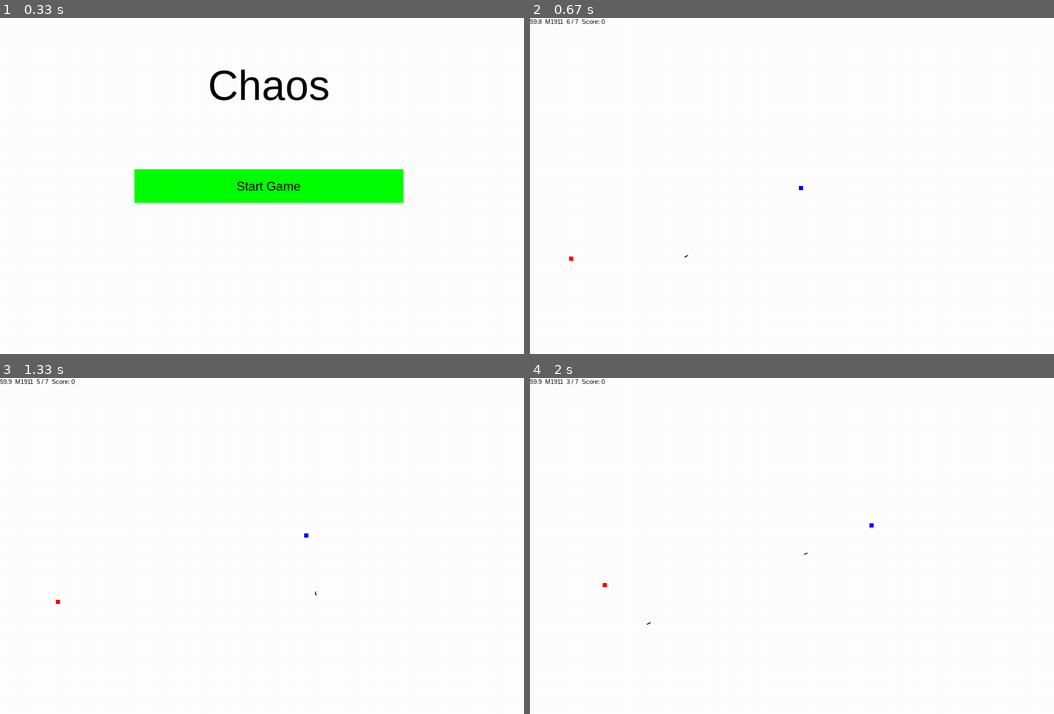
Above: before the commit, frames 1-4 (two rows, left to right).
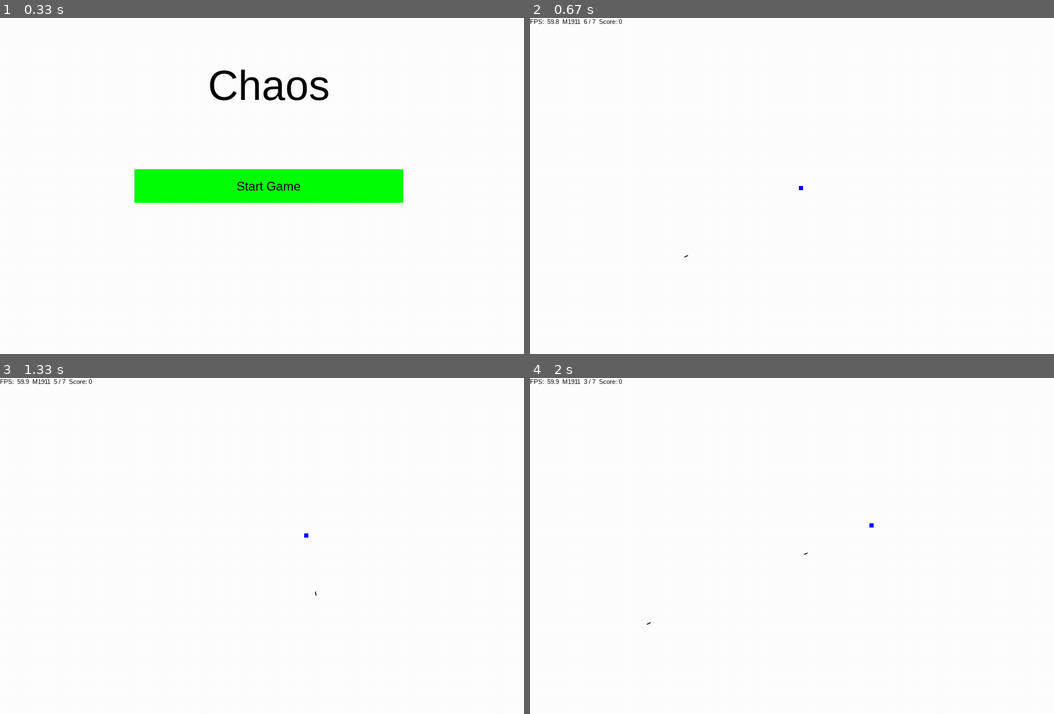
Above: after the commit, the same moments.

Repository: zwang20/Chaos
Game: pygame game, started from main.py
Same seed, same stepped clock (60 frames per second), same inputs: the game is played once before the commit and once after it.
Inputs (mouse positions are in pixels of both pictures, inside the frame that each line leads up to):
- Up to frame 1 (0.33 s): no input
- Up to frame 2 (0.67 s): click (776, 199) at 0.38 s
- Up to frame 3 (1.33 s): hold Right 0.67-1.13 s; move the mouse to (272, 569) at 0.7 s; hold Up from 1.17 s (still down); move the mouse to (319, 619) at 1.2 s; tap Space at 1.23 s
- Up to frame 4 (2 s): release Up at 1.47 s; hold Right 1.5-1.97 s; move the mouse to (629, 623) at 1.53 s; tap Space at 1.57, 1.87 s

Frame 1 is identical in both runs. In frame 2, 0.2% of the frame differs, in the area x 0-18%, y 0-73%; in frame 3, 0.2%; in frame 4, 0.2%, in the area x 0-18%, y 0-63%.

Commit message:
Minor changes

Diff:
--- a/main.py
+++ b/main.py
@@ -414,41 +414,55 @@
     # cooldown
     cooldown = 0
 
-    # weapons
-    weapons = {
+    # weapons_old
+    weapons_old = {
     0: {'name': 'M1911',  'max_ammo': 7,  'cooldown_time': 10, 'burst': False, 'burst_count': 1, 'burst_time': 0, 'reload_time': 60 , 'ammo' : 7 , 'sound': pistol_sound},
-    1: {'name': 'M16'  ,  'max_ammo': 20, 'cooldown_time': 8,  'burst': True,  'burst_count': 2, 'burst_time': 2, 'reload_time': 180, 'ammo' : 20, 'sound': rifle_sound },
+    1: {'name': 'M16'  ,  'max_ammo': 20, 'cooldown_time': 8,  'burst': True,  'burst_count': 3, 'burst_time': 2, 'reload_time': 180, 'ammo' : 20, 'sound': rifle_sound },
     2: {'name': 'Test 1', 'max_ammo': 50, 'cooldown_time': 5,  'burst': False, 'burst_count': 1, 'burst_time': 0, 'reload_time': 180, 'ammo' : 50, 'sound': rifle_sound }
     }
 
-    file = open(os.path.join('Assets', 'maps', 'map.map'), 'r')
+    weapons = {
+        1: {
+            'name':             'M1911',
+            'clip_ammo':        7,
+            'automatic':        False,
+            'cooldown_time':    10,
+            'burst':            1,
+            'burst_time':       0,
+            'sound':            pistol_sound,
+        },
+    }
+
+    # deprecated
+    # file = open(os.path.join('Assets', 'maps', 'map.map'), 'r')
 
     # safety
-    SAFE_WORDS = ['Block']
-    UNSAFE_WORDS = ['quit', 'exit', 'open', '#', '"', "'"]
-    for line in file.readlines():
-        for word in SAFE_WORDS:
-            if word not in line:
-                raise KeyboardInterrupt
-        for word in UNSAFE_WORDS:
-            if word in line:
-                raise KeyboardInterrupt
-    exec(file.read())
+    # SAFE_WORDS = ['Block']
+    # UNSAFE_WORDS = ['quit', 'exit', 'open', '#', '"', "'"]
+    # for line in file.readlines():
+    #     for word in SAFE_WORDS:
+    #         if word not in line:
+    #             raise KeyboardInterrupt
+    #     for word in UNSAFE_WORDS:
+    #         if word in line:
+    #             raise KeyboardInterrupt
+    # exec(file.read())
 
     # for line in file:
     #     eval(line) # This is extremely dangerous due to the ability to run code
 
     # Main loop
-    smart_spawn()
+    # smart_spawn()
 
     # bullet spread
     spread = 1
 
     # ammo
     reload = 0
-    max_ammo = weapons[player.weapon]['max_ammo']
-    burst = weapons[player.weapon]['burst']
+    max_ammo = weapons_old[player.weapon]['max_ammo']
+    burst = weapons_old[player.weapon]['burst']
     channel = 0
+
 
     while True:
         # initilasion
@@ -457,10 +471,12 @@
         display.fill(WHITE)
 
         display_text = '  '.join([
+            'FPS:',
             str(int(10*clock.get_fps())/10),
-            str(weapons[player.weapon]['name']),
-            ' '.join([str(weapons[player.weapon]['ammo']), '/', str(max_ammo)]),
-            ' '.join(['Score:', str(player.score)])])
+            str(weapons_old[player.weapon]['name']),
+            ' '.join([str(weapons_old[player.weapon]['ammo']), '/', str(max_ammo)]),
+            ' '.join(['Score:', str(player.score)])
+        ])
 
 
         # sge_print(display, display_text) # display text
@@ -568,25 +584,25 @@
             pygame.draw.line(game_display, BLACK, (player.rect.x+Player.width/2, player.rect.y +
                                                    player.height/2), (mouse_pos[0]+temp_spread_x, mouse_pos[1]+temp_spread_y), 2)
             cooldown = 0
-            weapons[player.weapon]['ammo'] = 1
+            weapons_old[player.weapon]['ammo'] = 1
 
 
         player.angle = Player.get_angle(player)
 
-        cooldown_time = weapons[player.weapon]['cooldown_time']
-        max_ammo = weapons[player.weapon]['max_ammo']
-        reload_time = weapons[player.weapon]['reload_time']
-        burst_time = weapons[player.weapon]['burst_time']
+        cooldown_time = weapons_old[player.weapon]['cooldown_time']
+        max_ammo = weapons_old[player.weapon]['max_ammo']
+        reload_time = weapons_old[player.weapon]['reload_time']
+        burst_time = weapons_old[player.weapon]['burst_time']
 
         # Fire
-        if fire and cooldown == 0 and weapons[player.weapon]['ammo']:
+        if fire and cooldown == 0 and weapons_old[player.weapon]['ammo']:
 
             # cooldown
 
-            if weapons[player.weapon]['burst']:
+            if weapons_old[player.weapon]['burst']:
                 if burst == 0:
                     cooldown += cooldown_time
-                    burst = weapons[player.weapon]['burst_count']
+                    burst = weapons_old[player.weapon]['burst_count']
                 else:
                     burst -= 1
             else:
@@ -598,15 +614,15 @@
 
 
             # sound
-            pygame.mixer.Channel(channel).play(weapons[player.weapon]['sound'])
+            pygame.mixer.Channel(channel).play(weapons_old[player.weapon]['sound'])
             channel += 1
 
             # ammo
-            weapons[player.weapon]['ammo'] -= 1
+            weapons_old[player.weapon]['ammo'] -= 1
             # reload sound
             if channel > CHANNELS - 1:
                 channel = 0
-            if not weapons[player.weapon]['ammo']:
+            if not weapons_old[player.weapon]['ammo']:
                 pygame.mixer.Channel(channel).play(reload_sound)
                 channel += 1
 
@@ -615,11 +631,11 @@
             cooldown -= 1
 
         # reload
-        if not weapons[player.weapon]['ammo']:
+        if not weapons_old[player.weapon]['ammo']:
             reload += 1
 
         if reload >= reload_time:
-            weapons[player.weapon]['ammo'] = max_ammo
+            weapons_old[player.weapon]['ammo'] = max_ammo
             reload = 0
 
         update()
